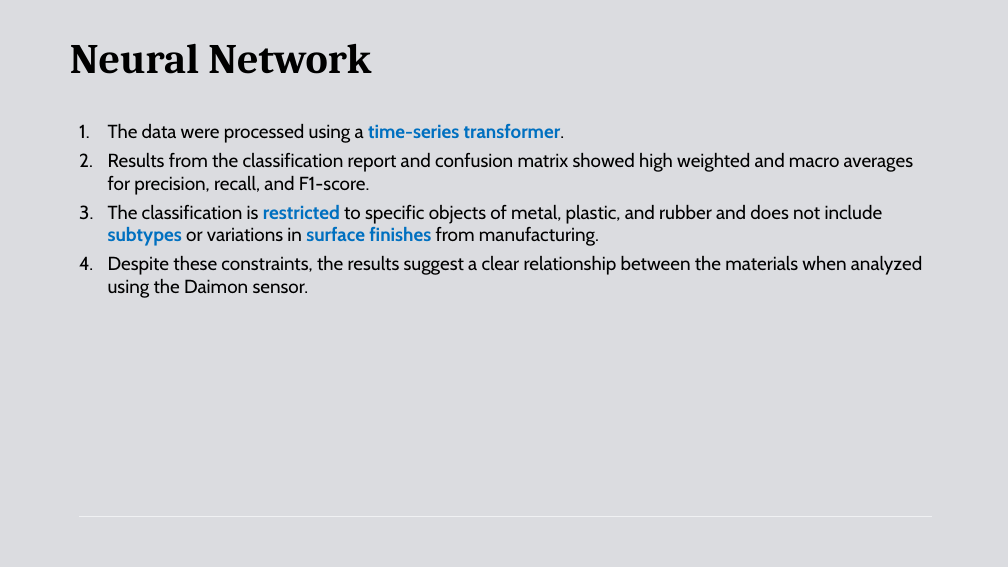
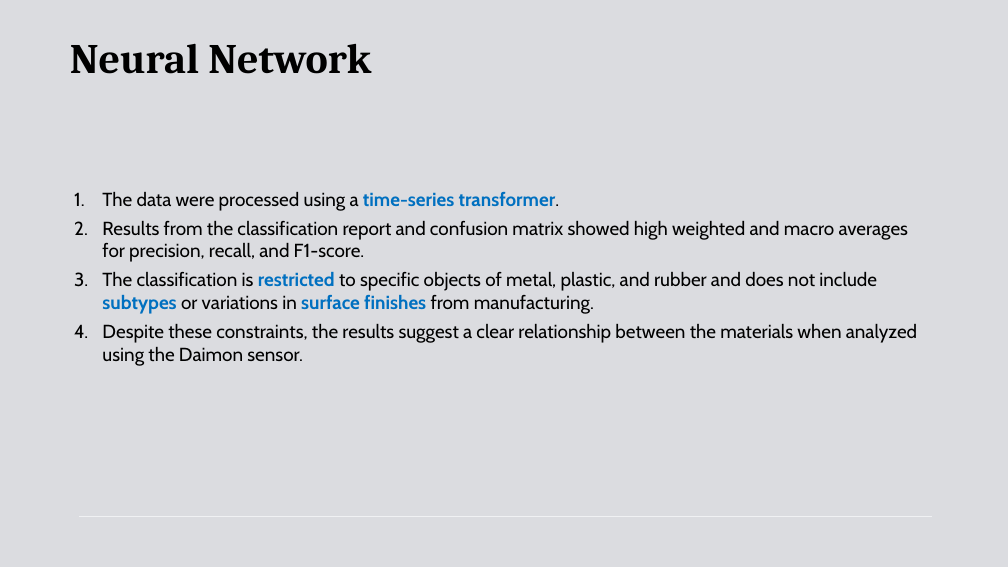
Before and after one commit to Stef504/COGAR_Assignment_2026, a slide deck: slide 29 of Presentation/C1.pptx. Drawn at 1008x567 pixels with LibreOffice and Linux fonts; fonts in the diff are those of the drawing. Boxes give left, top, right and bottom in pixels: in the first picture for what was removed or moved away, otherwise in the second. Text is boxed around its words. In the diff, an @@ line names an element or a change of style, - is before the commit and + after.

```diff
--- a/Presentation/C1.pptx
+++ b/Presentation/C1.pptx
@@ text "The data were processed using ...": place and size @@
-text "The data were processed using ..." at (108, 124, 922, 298)
+text "The data were processed using ..." at (102, 192, 917, 366)
```
Also in this commit, not shown: 2 other slides changed.
